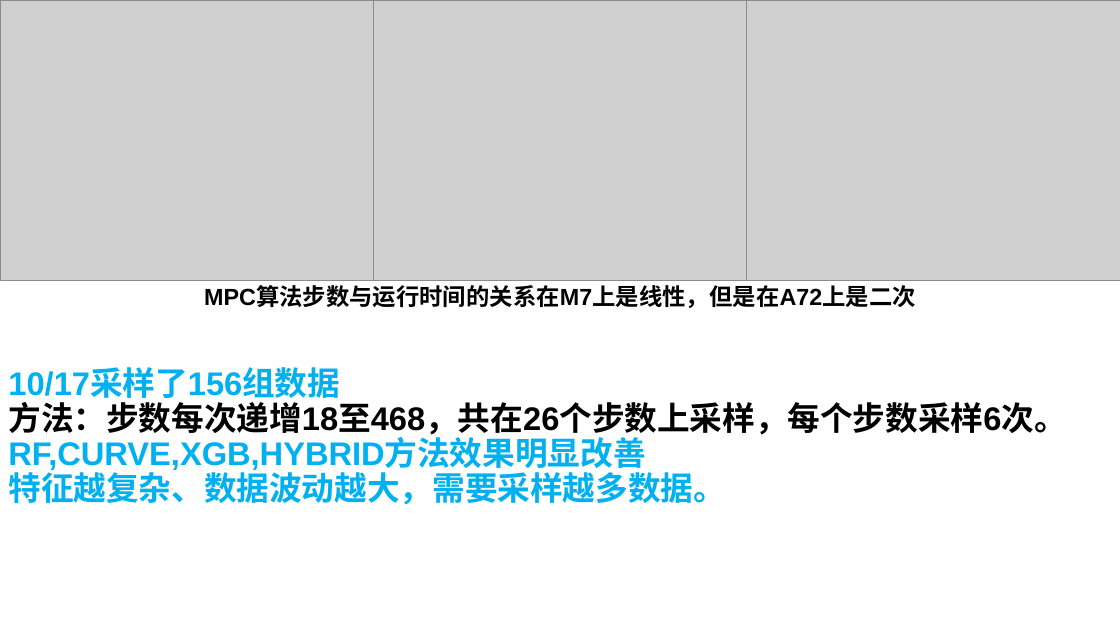
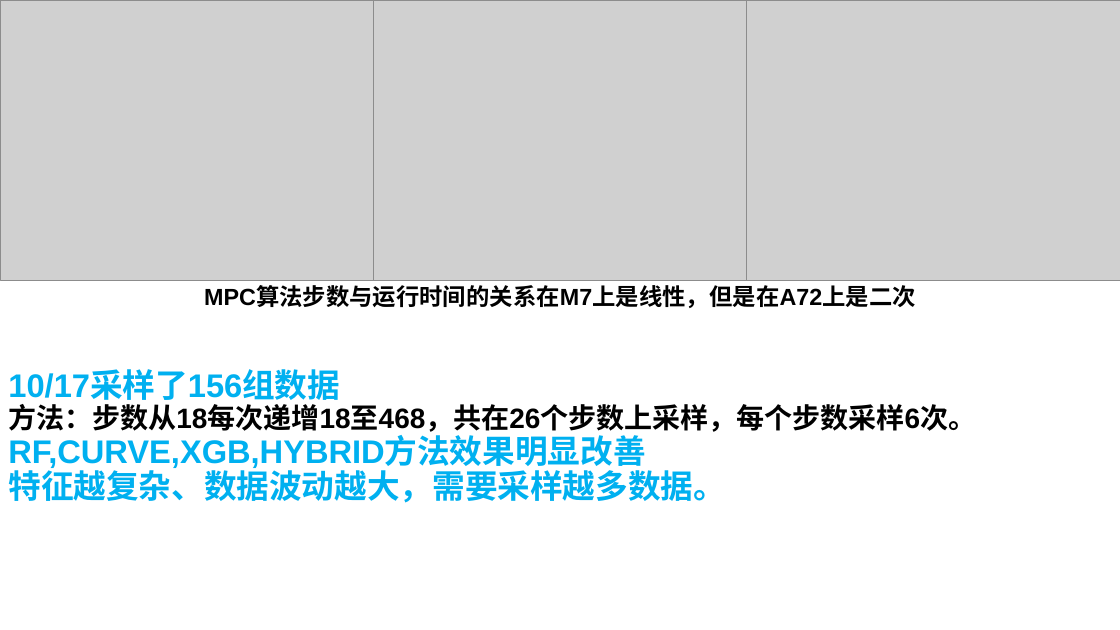
Before and after one commit to AE-26710/Time-Prediction, a slide deck: slide 44 of R5.pptx. Drawn at 1120x630 pixels with LibreOffice and Linux fonts; fonts in the diff are those of the drawing; grey boxes stand for pictures. Boxes give left, top, right and bottom in pixels: in the first picture for what was removed or moved away, otherwise in the second. Text is boxed around its words. In the diff, an @@ line names an element or a change of style, - is before the commit and + after.

```diff
--- a/R5.pptx
+++ b/R5.pptx
@@ text at [8, 404, 976, 436]: text changed; size 28 to 24 pt @@
-方法：步数每次递增18至468，共在26个步数上采样，每个步数采样6次。
+方法：步数从18每次递增18至468，共在26个步数上采样，每个步数采样6次。
```
Also in this commit, not shown: 1 other slide changed.
